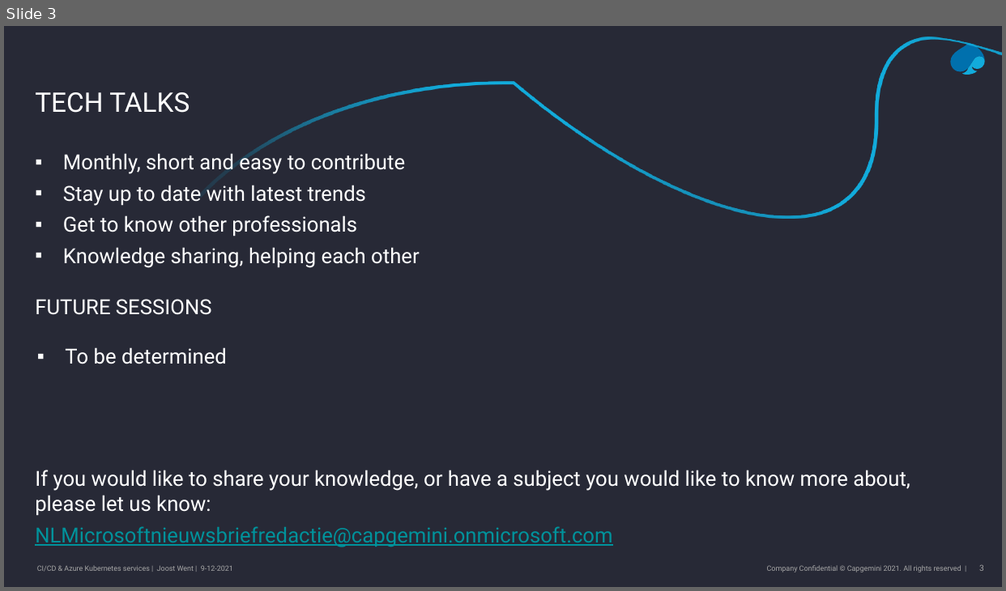
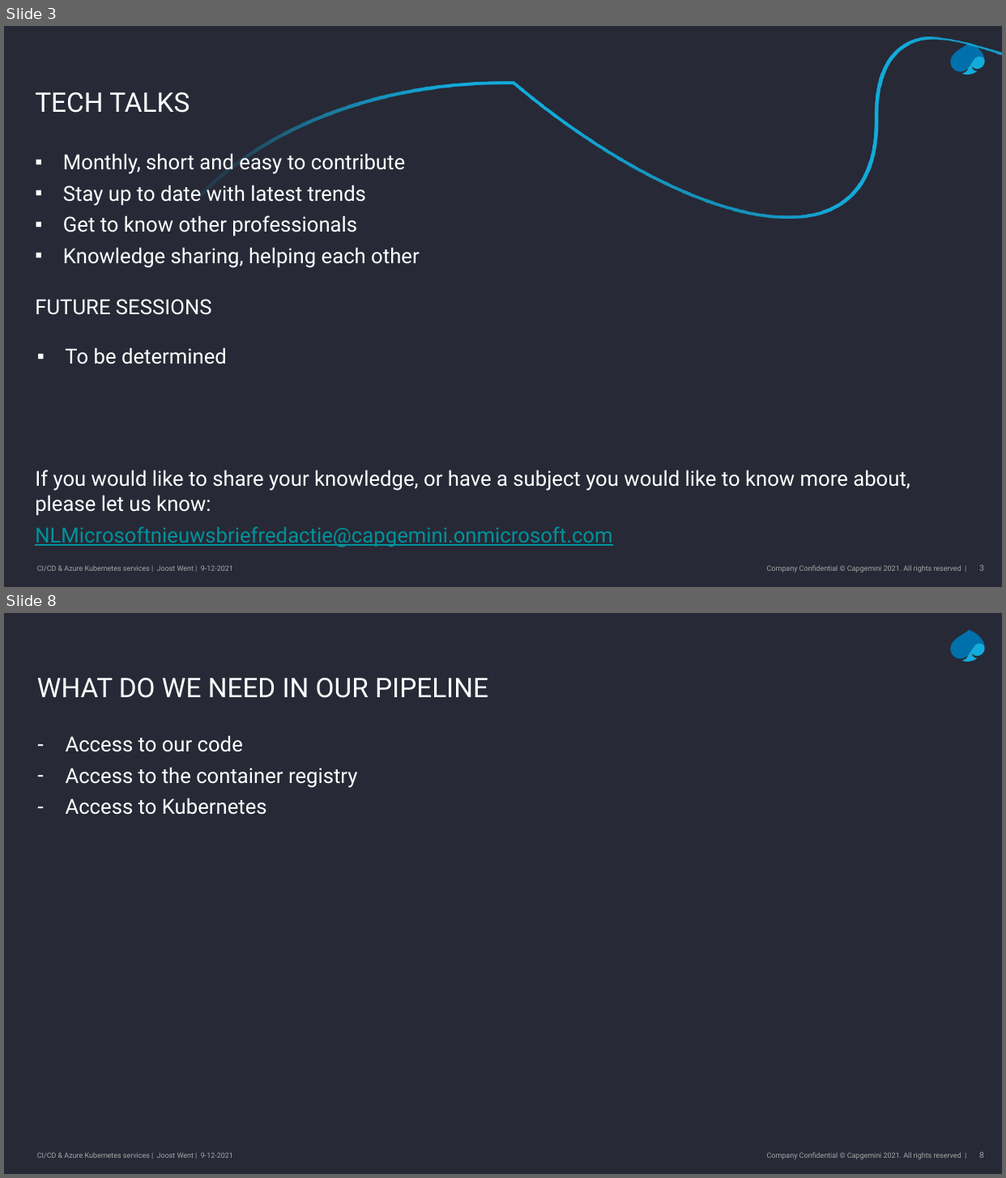
Before and after one commit to joostwent/techtalk-lunch, a slide deck: slides.pptx. Shown one above the other, each under a label of ours: slide 3 before the commit, slides 3 and 8 after it; the slides between them are not shown. The pictures are 1006x591 and 1006x1178 pixels, drawn with LibreOffice and Linux fonts; fonts in the diff are those of the drawing; background and template pictures are left out. Boxes give left, top, right and bottom in pixels: in the first picture for what was removed or moved away, otherwise in the second. Text is boxed around its words. In the diff, an @@ line names an element or a change of style, - is before the commit and + after.

```diff
--- a/slides.pptx
+++ b/slides.pptx
@@ slide 8 added at box(4, 613, 1002, 1174), background #272936; not listed: 5 template elements that a slide beside it also shows @@
@@ title added at box(37, 678, 488, 698), 26 pt, text #FFFFFF @@
+WHAT DO WE NEED IN OUR PIPELINE
@@ text added at box(66, 735, 357, 815), 20 pt, text #FFFFFF @@
+– Access to our code
+– Access to the container registry
+– Access to Kubernetes
```
Also in this commit, not shown: 1 slide changed, 6 other slides added, 1 slide removed, 1 other file.
